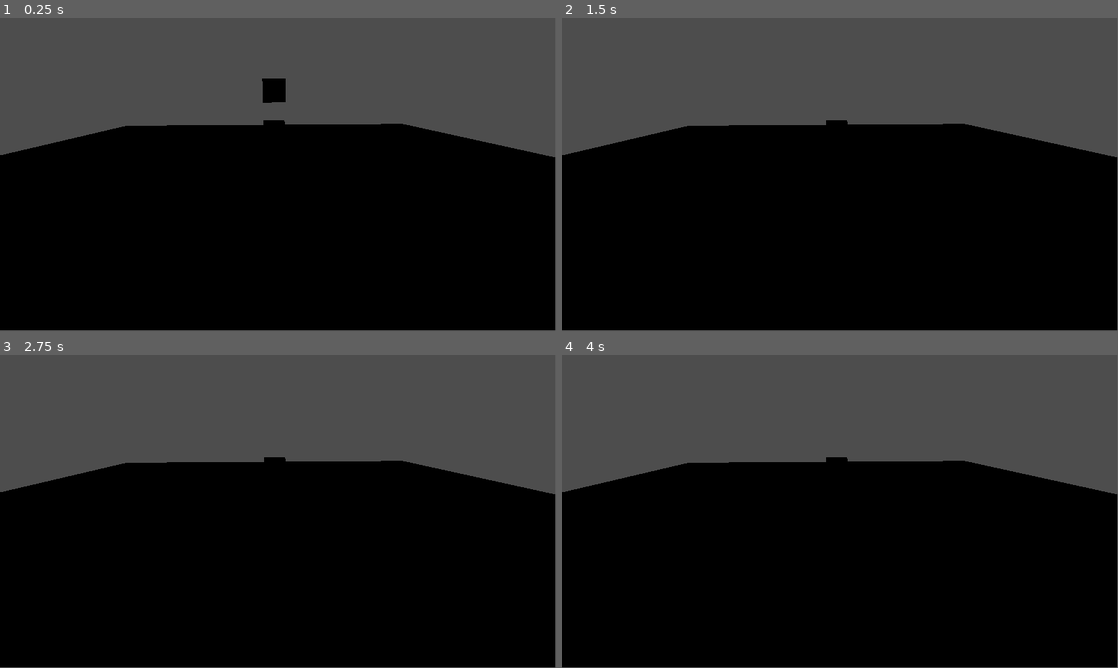
Above: before the commit, frames 1-4 (two rows, left to right).
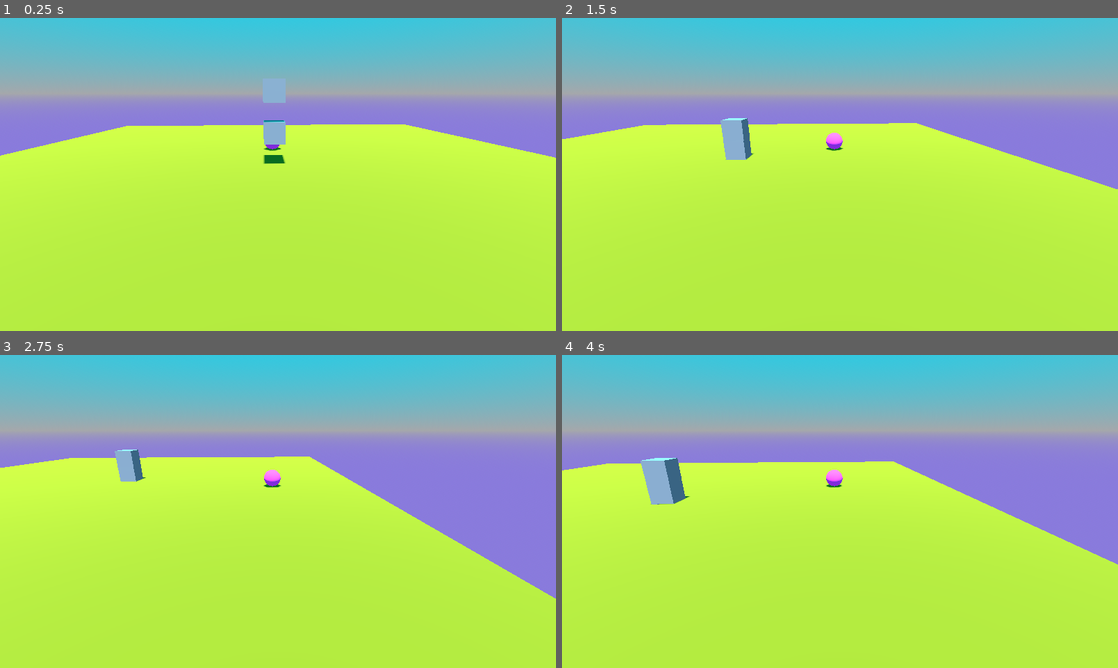
Above: after the commit, the same moments.

Repository: MateuszBlach/PiPG_L
Game: Godot game, scene res://level.tscn
Same seed, same stepped clock (60 frames per second), same inputs: the game is played once before the commit and once after it. The project has no main scene, so this scene is started directly.
Inputs:
- Up to frame 1 (0.25 s): no input
- Up to frame 2 (1.5 s): hold D (ui_right) 0.53-1.28 s; hold S (ui_down) from 1.28 s (still down)
- Up to frame 3 (2.75 s): release S (ui_down) at 2.03 s; hold D (ui_right) from 2.03 s (still down)
- Up to frame 4 (4 s): release D (ui_right) at 2.78 s; hold W (ui_up) 2.78-3.53 s; hold A (ui_left) from 3.53 s (still down)
In our replay, the window is 799x449 before the commit and 800x450 after it. These sizes can differ from the game's own. Grey fills any space a smaller window leaves; there, only what the larger window draws over its background counts as a difference.

The runs differ from the first frame. In frame 1, 100% of the frame differs, in the area x 0-100%, y 0-100%; in frame 2, 100%; in frame 3, 100%; in frame 4, 100%.

Commit message:
lab3 4/8

Diff:
--- /dev/null
+++ b/lab3/assets/New_env.tres
@@ -0,0 +1,13 @@
+[gd_resource type="Environment" load_steps=3 format=3 uid="uid://be6r4e8xfc5at"]
+
+[sub_resource type="ProceduralSkyMaterial" id="ProceduralSkyMaterial_kjxxa"]
+sky_top_color = Color(0, 0.844213, 0.968509, 1)
+ground_bottom_color = Color(0.536324, 0.479396, 0.863285, 1)
+
+[sub_resource type="Sky" id="Sky_hj28d"]
+sky_material = SubResource("ProceduralSkyMaterial_kjxxa")
+
+[resource]
+background_mode = 2
+sky = SubResource("Sky_hj28d")
+ambient_light_color = Color(0.959977, 0.776216, 0.892529, 1)
--- a/lab3/level.tscn
+++ b/lab3/level.tscn
@@ -16,6 +16,18 @@
 [sub_resource type="BoxMesh" id="BoxMesh_n4ei1"]
 material = SubResource("StandardMaterial3D_7bit1")
 size = Vector3(30, 1, 30)
+
+[sub_resource type="ProceduralSkyMaterial" id="ProceduralSkyMaterial_kjxxa"]
+sky_top_color = Color(0, 0.844213, 0.968509, 1)
+ground_bottom_color = Color(0.536324, 0.479396, 0.863285, 1)
+
+[sub_resource type="Sky" id="Sky_hj28d"]
+sky_material = SubResource("ProceduralSkyMaterial_kjxxa")
+
+[sub_resource type="Environment" id="Environment_ionh8"]
+background_mode = 2
+sky = SubResource("Sky_hj28d")
+ambient_light_color = Color(0.959977, 0.776216, 0.892529, 1)
 
 [node name="Level" type="Node3D"]
 
@@ -37,10 +49,6 @@
 [node name="MeshInstance3D" type="MeshInstance3D" parent="Box2"]
 mesh = SubResource("BoxMesh_r82l3")
 
-[node name="Camera3D" type="Camera3D" parent="."]
-transform = Transform3D(-0.998595, -0.016778, 0.0502725, 8.44686e-09, 0.948567, 0.316576, -0.0529983, 0.316131, -0.947234, 0.432558, 3.73005, -11.6396)
-fov = 65.7235
-
 [node name="Floor" type="StaticBody3D" parent="."]
 
 [node name="CollisionShape3D" type="CollisionShape3D" parent="Floor"]
@@ -52,3 +60,12 @@
 [node name="Steve" parent="." instance=ExtResource("1_ddr6r")]
 transform = Transform3D(1, 0, 0, 0, 1, 0, 0, 0, 1, 0, 1, 3)
 script = ExtResource("2_a5tq0")
+
+[node name="Camera3D" type="Camera3D" parent="Steve"]
+transform = Transform3D(-0.998595, -0.016778, 0.0502725, 8.44686e-09, 0.948567, 0.316576, -0.0529983, 0.316131, -0.947234, 0.432558, 2.73005, -14.6396)
+environment = SubResource("Environment_ionh8")
+fov = 65.7235
+
+[node name="DirectionalLight3D" type="DirectionalLight3D" parent="."]
+transform = Transform3D(1, 0, 0, 0, -0.255918, 0.966698, 0, -0.966698, -0.255918, 0, 12.9932, 0)
+shadow_enabled = true
--- a/lab3/project.godot
+++ b/lab3/project.godot
@@ -13,6 +13,12 @@
 config/name="Godot Basic Move and Dodge Game"
 config/features=PackedStringArray("4.2", "Forward Plus")
 config/icon="res://icon.svg"
+
+[display]
+
+window/size/viewport_width=1280
+window/size/viewport_height=720
+window/size/resizable=false
 
 [input]
 
@@ -44,3 +50,7 @@
 , Object(InputEventJoypadMotion,"resource_local_to_scene":false,"resource_name":"","device":0,"axis":1,"axis_value":1.0,"script":null)
 ]
 }
+
+[rendering]
+
+environment/defaults/default_environment="res://assets/New_env.tres"
Not shown: 1 places in lab3/level.tscn that only renumber resources
